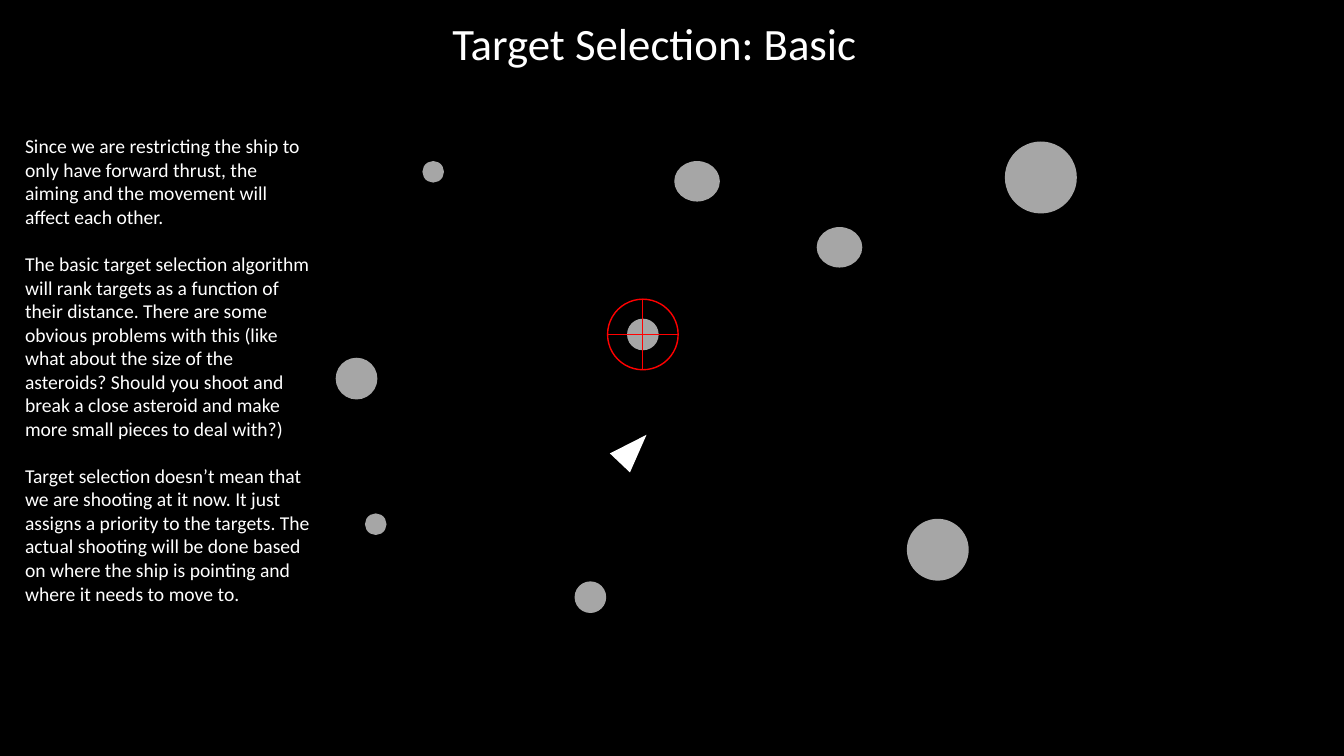
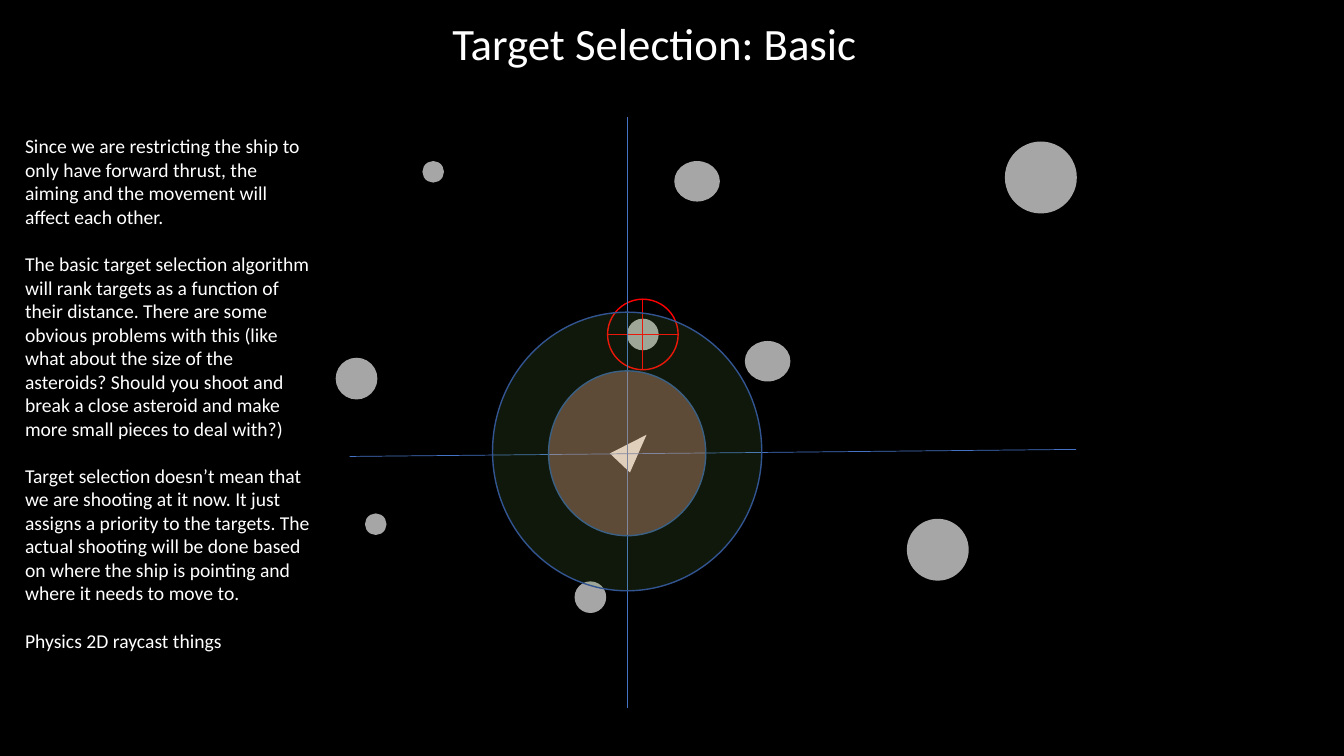
Before and after one commit to JumberlackCoding/ReverseAsteroids, a slide deck: slide 9 of GameDesignDocuments/GameDesignFigureMaker.pptx (slide 8 before the commit). Drawn at 1344x756 pixels with LibreOffice and Linux fonts; fonts in the diff are those of the drawing. Boxes give left, top, right and bottom in pixels: in the first picture for what was removed or moved away, otherwise in the second. Text is boxed around its words. In the diff, an @@ line names an element or a change of style, - is before the commit and + after.

```diff
--- a/GameDesignDocuments/GameDesignFigureMaker.pptx
+++ b/GameDesignDocuments/GameDesignFigureMaker.pptx
@@ line added from (628, 118) to (628, 709), #4472C4 0.5 pt @@
@@ ellipse added at (493,313,762,591), fill #70AD47 at 14% opacity, outline #325491 1 pt @@
@@ ellipse: place and size @@
-ellipse at (818,228,862,267)
+ellipse at (746,342,790,381)
@@ ellipse added at (548,371,706,536), fill #E39689 at 40% opacity, outline #325491 1 pt @@
@@ line added from (1077, 450) to (350, 457), #4472C4 0.5 pt @@
@@ text at (25,634,222,652): paragraph added @@
+Physics 2D raycast things
```
Also in this commit, not shown: 6 other files.
